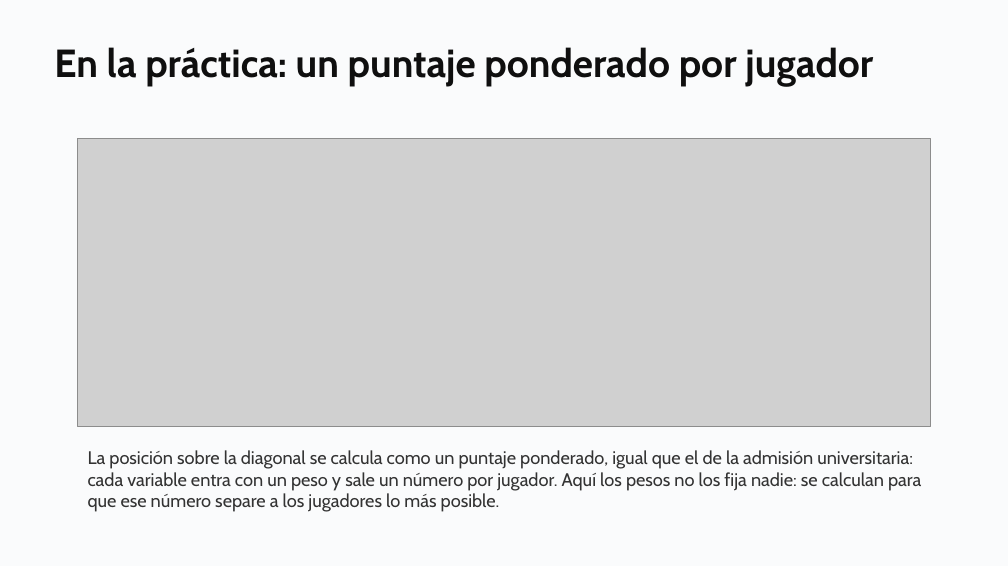
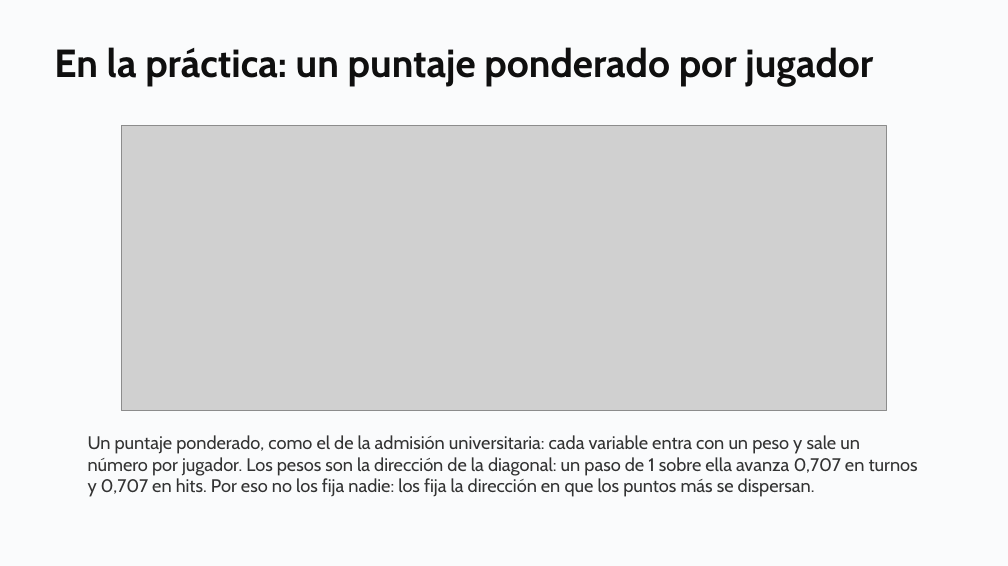
Before and after one commit to daniopitz/diplomado-cdd, a slide deck: slide 13 of presentaciones/clase08_componentes_principales.pptx. Drawn at 1008x566 pixels with LibreOffice and Linux fonts; fonts in the diff are those of the drawing; grey boxes stand for pictures. Boxes give left, top, right and bottom in pixels: in the first picture for what was removed or moved away, otherwise in the second. Text is boxed around its words. In the diff, an @@ line names an element or a change of style, - is before the commit and + after.

```diff
--- a/presentaciones/clase08_componentes_principales.pptx
+++ b/presentaciones/clase08_componentes_principales.pptx
@@ picture resized from (x1=77, y1=139, x2=930, y2=426) to (x1=121, y1=126, x2=886, y2=411) @@
@@ text at (x1=88, y1=435, x2=918, y2=497): text changed @@
-La posición sobre la diagonal se calcula como un puntaje ponderado, igual que el de la admisión universitaria: cada variable entra con un peso y sale un número por jugador. Aquí los pesos no los fija nadie: se calculan para que ese número separe a los jugadores lo más posible.
+Un puntaje ponderado, como el de la admisión universitaria: cada variable entra con un peso y sale un número por jugador. Los pesos son la dirección de la diagonal: un paso de 1 sobre ella avanza 0,707 en turnos y 0,707 en hits. Por eso no los fija nadie: los fija la dirección en que los puntos más se dispersan.
```
Also in this commit, not shown: 2 other slides changed, 1 slide added, 3 other files.
